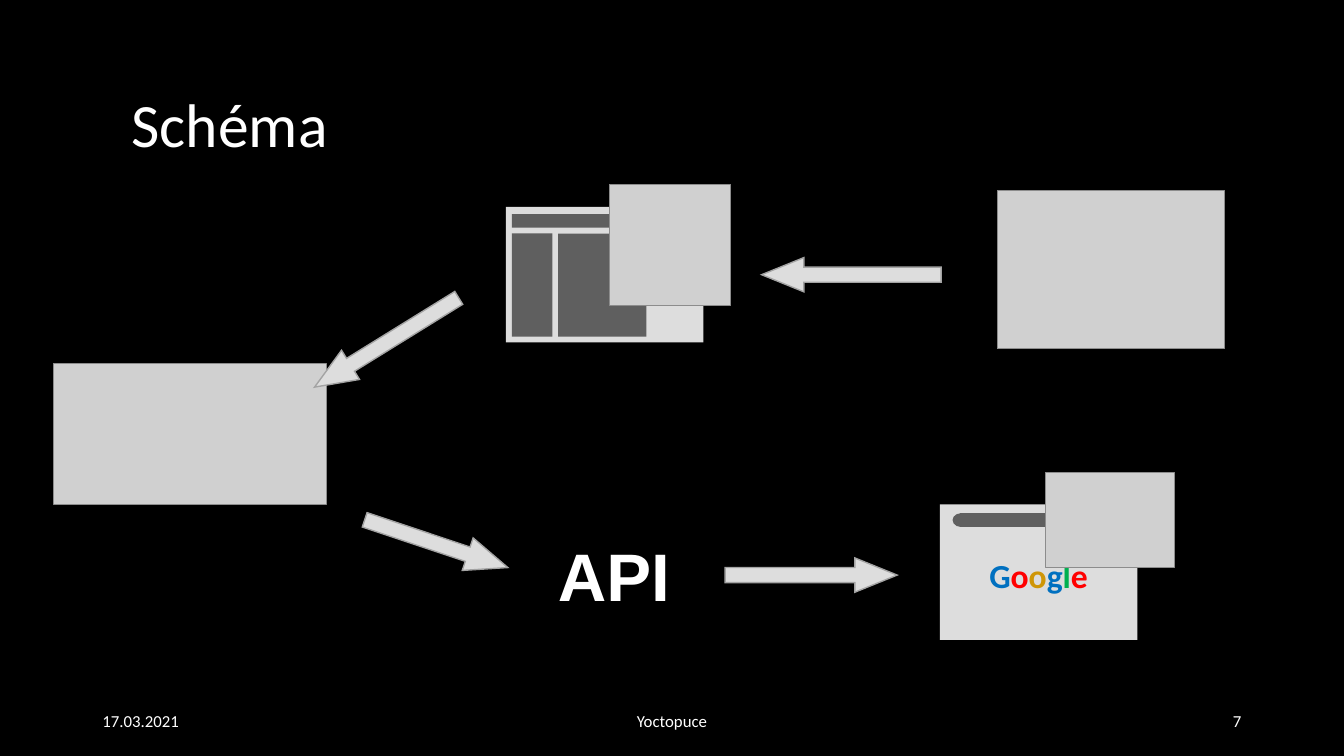
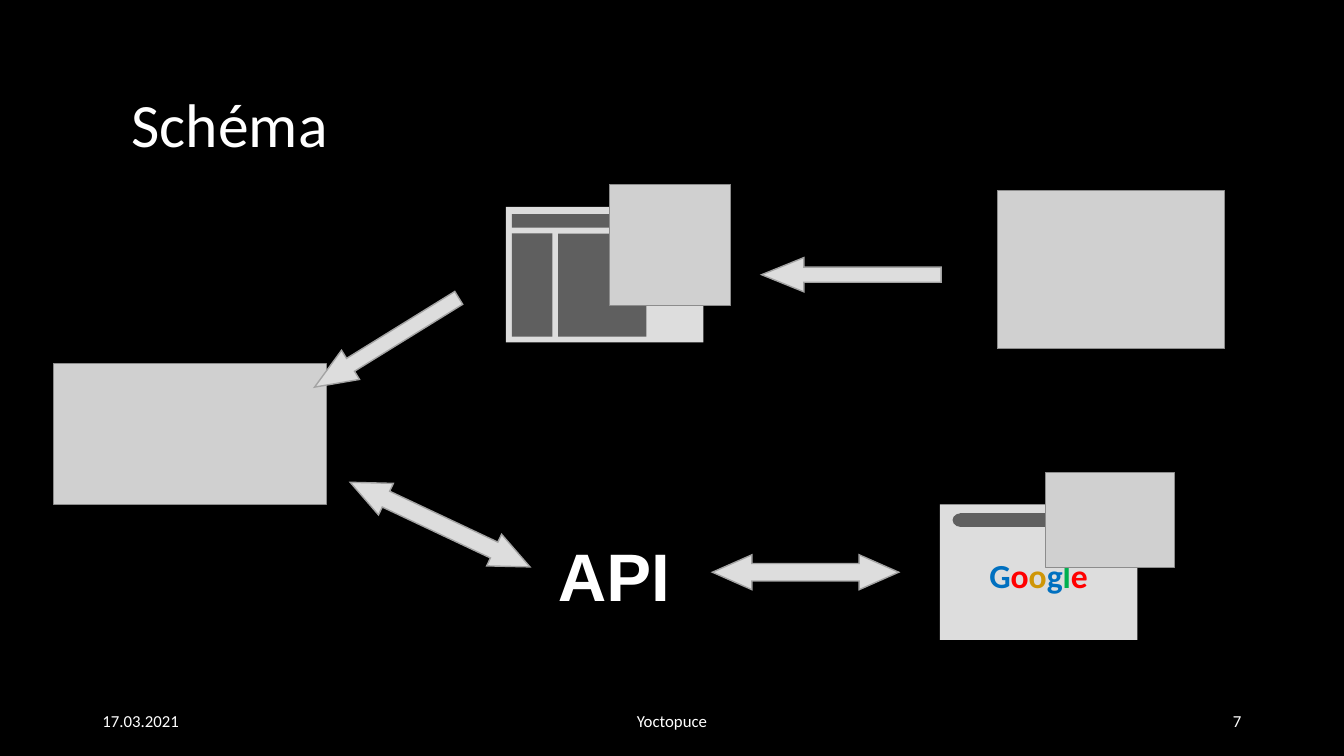
Before and after one commit to julesstahli/Yoctopuce, a slide deck: slide 7 of documentation/Yoctopuce.pptx. Drawn at 1344x756 pixels with LibreOffice and Linux fonts; fonts in the diff are those of the drawing; grey boxes stand for pictures. Boxes give left, top, right and bottom in pixels: in the first picture for what was removed or moved away, otherwise in the second. Text is boxed around its words. In the diff, an @@ line names an element or a change of style, - is before the commit and + after.

```diff
--- a/documentation/Yoctopuce.pptx
+++ b/documentation/Yoctopuce.pptx
@@ left right arrow added at (343, 467, 537, 583), fill #DDDDDD, outline #A3A3A3 1 pt @@
@@ left arrow removed at (359, 503, 514, 584) @@
@@ left right arrow at (713, 555, 899, 590): left arrow to left right arrow; rotation 180 to 0 degrees @@
```
Also in this commit, not shown: 2 other slides changed.
